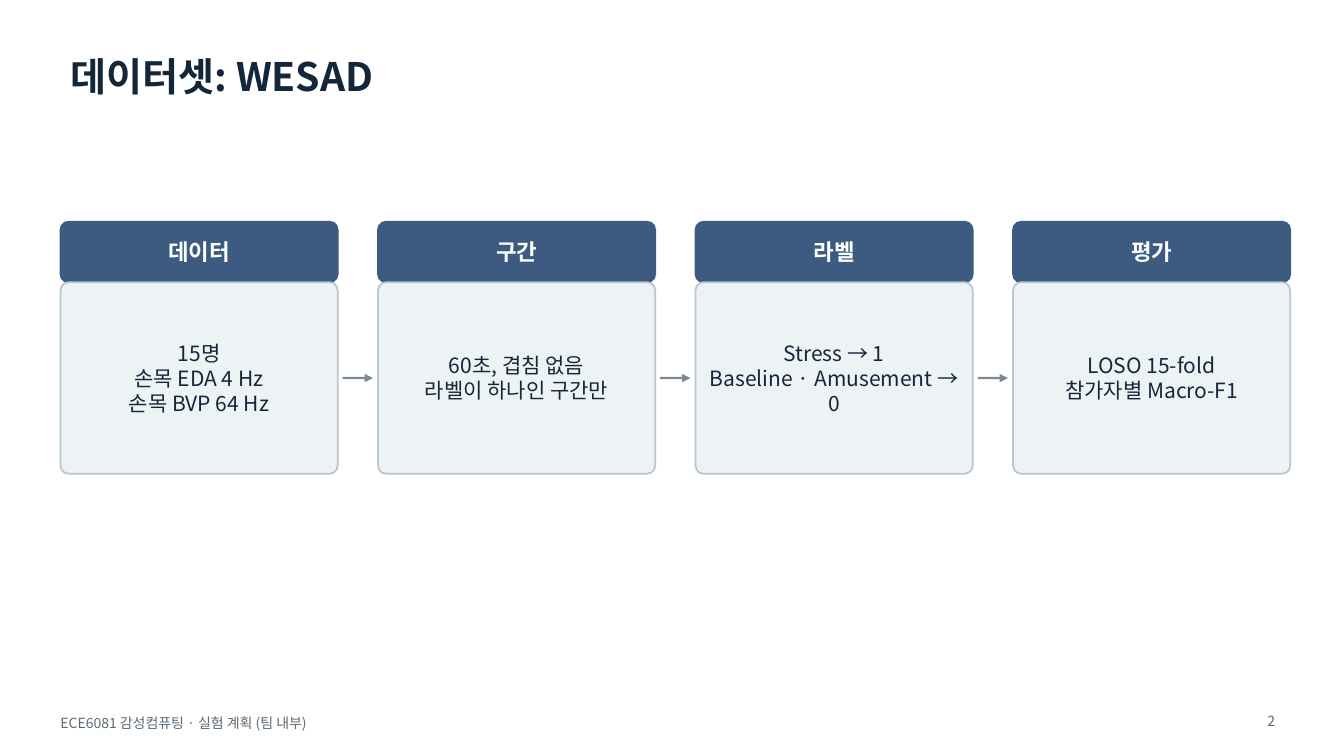
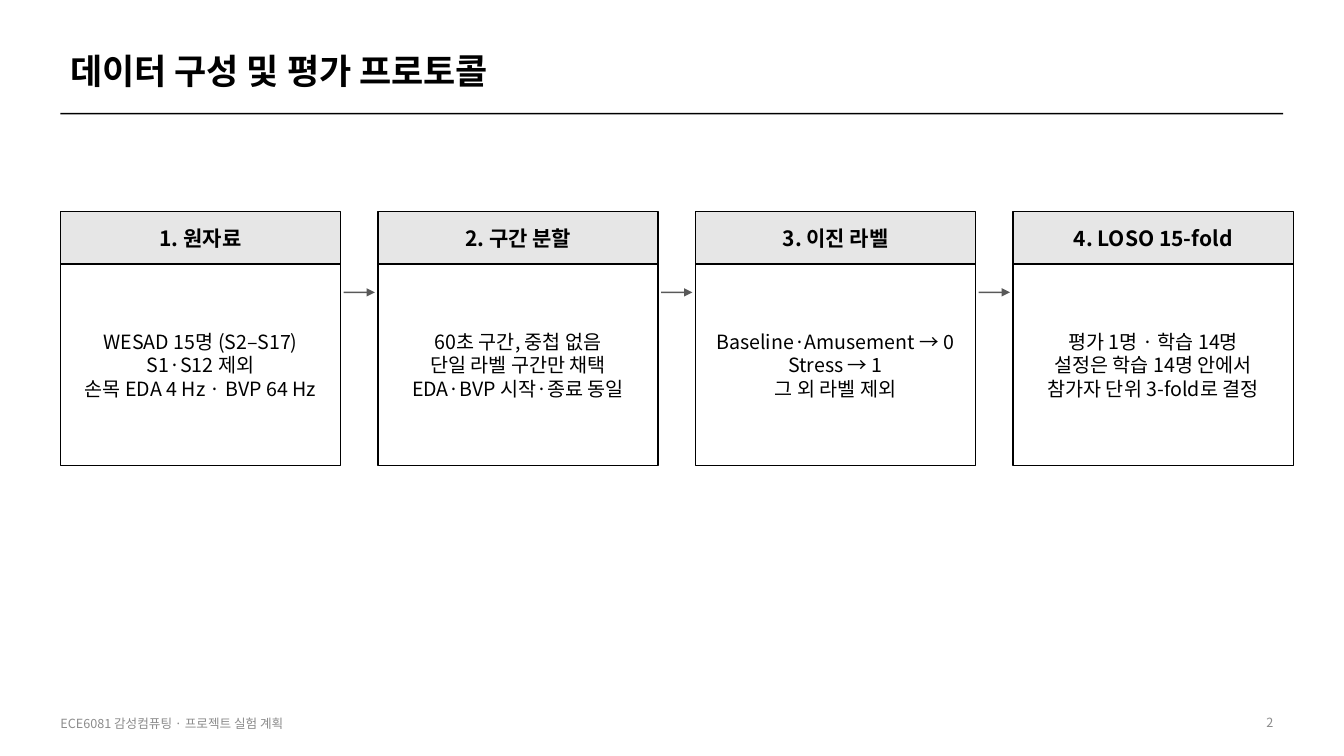
Before and after one commit to HuiJongJung/ece6081-affective-computing, a slide deck: slide 2 of docs/experiment_plan.pptx. Drawn at 1344x756 pixels with LibreOffice and Linux fonts; fonts in the diff are those of the drawing. Boxes give left, top, right and bottom in pixels: in the first picture for what was removed or moved away, otherwise in the second. Text is boxed around its words. In the diff, an @@ line names an element or a change of style, - is before the commit and + after.

```diff
--- a/docs/experiment_plan.pptx
+++ b/docs/experiment_plan.pptx
@@ title at box(70, 54, 488, 87): text changed; size 28 to 25 pt; text colour #14273A to #000000 @@
-데이터셋: WESAD
+데이터 구성 및 평가 프로토콜
@@ rectangle added at box(60, 113, 1284, 114), fill #000000 @@
@@ rectangle "1. 원자료": place and size @@
-rectangle "1. 원자료" at box(60, 222, 338, 282)
+rectangle "1. 원자료" at box(60, 212, 341, 264)
@@ text in rectangle at box(160, 228, 242, 248): text changed; size 16 to 15 pt; text colour #FFFFFF to #000000 @@
-데이터
+1. 원자료
@@ rectangle "2. 구간 분할": place and size @@
-rectangle "2. 구간 분할" at box(378, 222, 655, 282)
+rectangle "2. 구간 분할" at box(378, 212, 658, 264)
@@ text in rectangle at box(465, 228, 571, 248): text changed; size 16 to 15 pt; text colour #FFFFFF to #000000 @@
-구간
+2. 구간 분할
@@ rectangle "3. 이진 라벨": place and size @@
-rectangle "3. 이진 라벨" at box(696, 222, 973, 282)
+rectangle "3. 이진 라벨" at box(696, 212, 976, 264)
@@ text in rectangle at box(783, 228, 889, 248): text changed; size 16 to 15 pt; text colour #FFFFFF to #000000 @@
-라벨
+3. 이진 라벨
@@ rounded rectangle to rectangle; fill #3D5A80 to #E6E6E6; outline #3D5A80 1.25 pt to #000000 1 pt in 4 elements at box(378, 212, 658, 264), box(696, 212, 976, 264), box(60, 212, 341, 264), box(1013, 212, 1294, 264) @@
@@ rectangle "4. LOSO 15-fold": place and size @@
-rectangle "4. LOSO 15-fold" at box(1013, 222, 1291, 282)
+rectangle "4. LOSO 15-fold" at box(1013, 212, 1294, 264)
@@ text in rectangle at box(1074, 229, 1232, 247): text changed; size 16 to 15 pt; text colour #FFFFFF to #000000 @@
-평가
+4. LOSO 15-fold
@@ rectangle "WESAD 15명 (S2–S17)": place and size @@
-rectangle "WESAD 15명 (S2–S17)" at box(60, 282, 338, 474)
+rectangle "WESAD 15명 (S2–S17)" at box(60, 264, 341, 466)
@@ rectangle "60초 구간, 중첩 없음": place and size @@
-rectangle "60초 구간, 중첩 없음" at box(378, 282, 655, 474)
+rectangle "60초 구간, 중첩 없음" at box(378, 264, 658, 466)
@@ rectangle "Baseline·Amusement → 0": place and size @@
-rectangle "Baseline·Amusement → 0" at box(696, 282, 973, 474)
+rectangle "Baseline·Amusement → 0" at box(696, 264, 976, 466)
@@ rounded rectangle to rectangle; fill #EDF2F4 to #FFFFFF; outline #B9C6CE 1.25 pt to #000000 1 pt in 4 elements at box(60, 264, 341, 466), box(378, 264, 658, 466), box(696, 264, 976, 466), box(1013, 264, 1294, 466) @@
@@ rectangle "평가 1명 · 학습 14명": place and size @@
-rectangle "평가 1명 · 학습 14명" at box(1013, 282, 1291, 474)
+rectangle "평가 1명 · 학습 14명" at box(1013, 264, 1294, 466)
@@ arrow (344, 292) - (375, 292): stroke #7A8B96 1.5 pt to #595959 1 pt @@
@@ 3 arrows: place and size @@
-3 arrows at box(343, 378, 1008, 378)
+3 arrows at box(344, 292, 1010, 292)
@@ arrow (661, 292) - (693, 292): stroke #7A8B96 1.5 pt to #595959 1 pt @@
@@ arrow (979, 292) - (1010, 292): stroke #7A8B96 1.5 pt to #595959 1 pt @@
@@ text in rectangle at box(85, 332, 316, 398): text changed; size 15 to 14 pt; text colour #14273A to #000000 @@
-15명
-손목 EDA 4 Hz
-손목 BVP 64 Hz
+WESAD 15명 (S2–S17)
+S1·S12 제외
+손목 EDA 4 Hz · BVP 64 Hz
@@ text in rectangle at box(412, 332, 624, 398): text changed; size 15 to 14 pt; text colour #14273A to #000000 @@
-60초, 겹침 없음
-라벨이 하나인 구간만
+60초 구간, 중첩 없음
+단일 라벨 구간만 채택
+EDA·BVP 시작·종료 동일
@@ text in rectangle at box(716, 333, 955, 350): paragraph added @@
+Baseline·Amusement → 0
@@ text in rectangle at box(788, 357, 883, 373): size 15 to 14 pt, text colour #14273A to #000000 in "Stress → 1" @@
@@ text in rectangle at box(1047, 332, 1259, 398): text changed; size 15 to 14 pt; text colour #14273A to #000000 @@
-LOSO 15-fold
-참가자별 Macro-F1
+평가 1명 · 학습 14명
+설정은 학습 14명 안에서
+참가자 단위 3-fold로 결정
@@ text in rectangle at box(775, 379, 896, 398): text changed; size 15 to 14 pt; text colour #14273A to #000000 @@
-Baseline · Amusement → 0
+그 외 라벨 제외
@@ text at box(60, 717, 283, 729): text changed; size 10 to 9 pt; text colour #5A6B78 to #8C8C8C @@
-ECE6081 감성컴퓨팅 · 실험 계획 (팀 내부)
+ECE6081 감성컴퓨팅 · 프로젝트 실험 계획
@@ page number at box(1266, 717, 1273, 727): size 10 to 9 pt, text colour #5A6B78 to #8C8C8C @@
```
Also in this commit, not shown: 13 other slides changed, 1 slide added, 2 slides removed.
